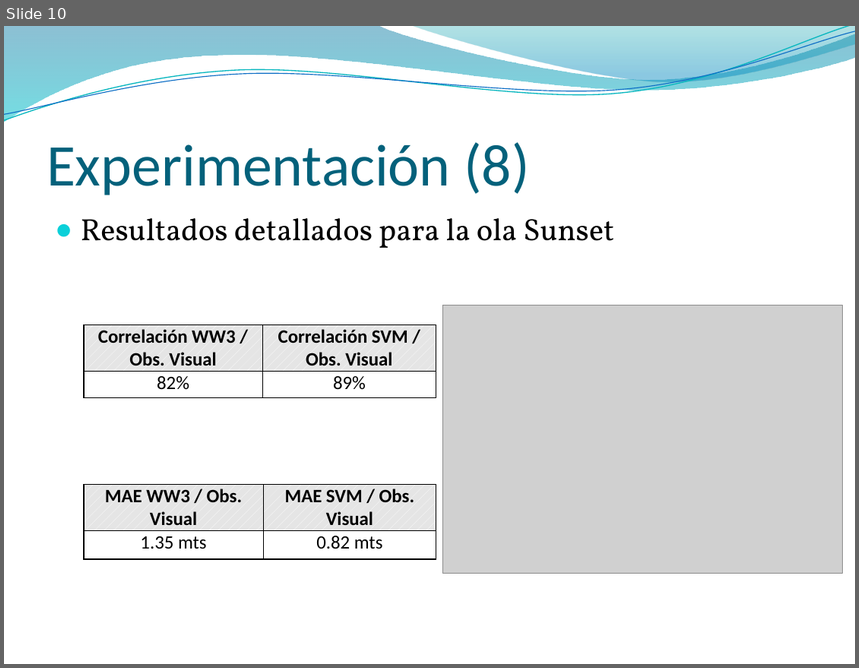
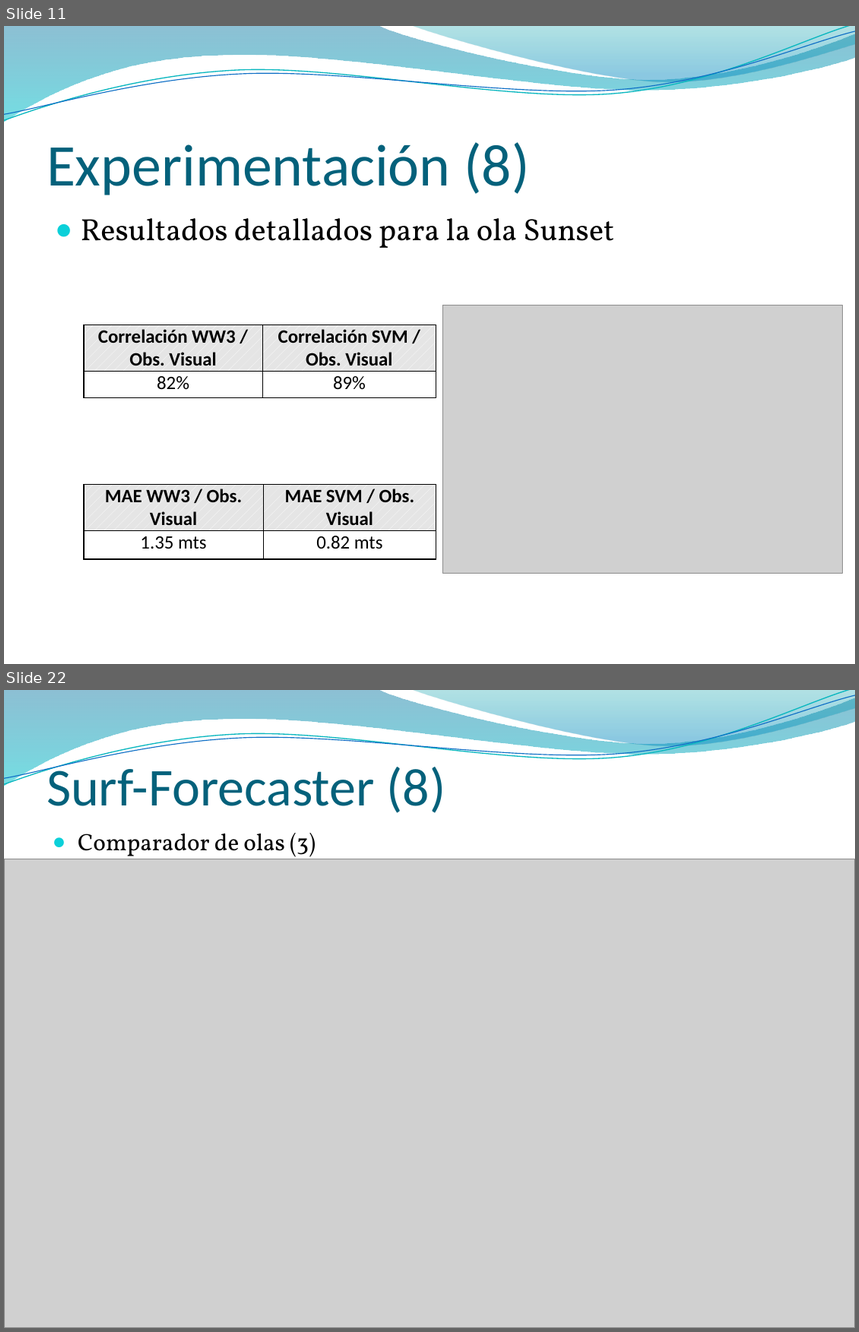
Before and after one commit to jaffadog/neuralito, a slide deck: neuralito/ArfGen/docs/Entregas/Informe Final/presentacion/maxi.pptx. Shown one above the other, each under a label of ours: slide 10 before the commit, slides 11 and 22 after it; the slides between them are not shown. The pictures are 859x668 and 859x1332 pixels, drawn with LibreOffice and Linux fonts; fonts in the diff are those of the drawing; grey boxes stand for pictures; background and template pictures are left out. Boxes give left, top, right and bottom in pixels: in the first picture for what was removed or moved away, otherwise in the second. Text is boxed around its words. In the diff, an @@ line names an element or a change of style, - is before the commit and + after.

```diff
--- a/neuralito/ArfGen/docs/Entregas/Informe Final/presentacion/maxi.pptx
+++ b/neuralito/ArfGen/docs/Entregas/Informe Final/presentacion/maxi.pptx
@@ slide 22 added at box(4, 690, 855, 1328), background picture (left out); not listed: 4 template elements that a slide beside it also shows @@
@@ title added at box(47, 761, 446, 813), 45 pt, text #04617B @@
+Surf-Forecaster (8)
@@ text added at box(78, 833, 316, 862), 20 pt, text #000000 @@
+● Comparador de olas (3)
@@ picture added at box(4, 859, 855, 1328) @@
@@ what was slide 10 is now slide 11 @@
```
Also in this commit, not shown: 1 slide changed, 13 other slides added.
